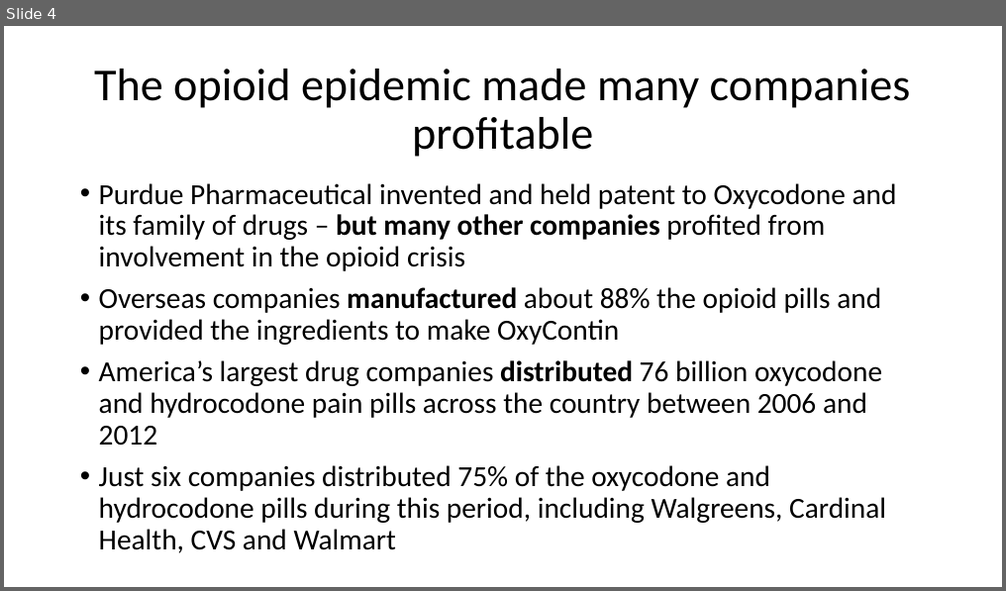
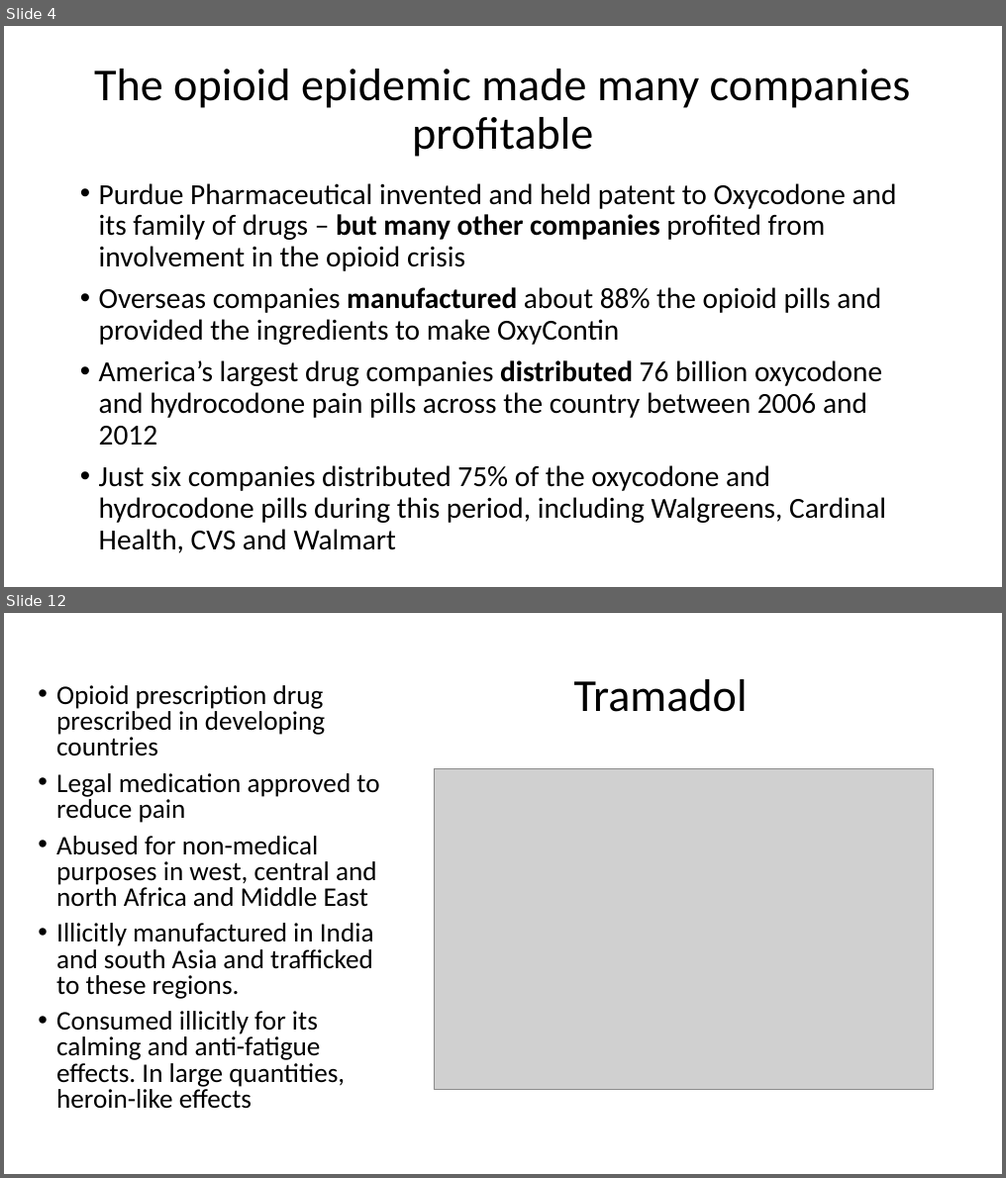
Before and after one commit to tstallins/tstallins.github.io, a slide deck: courses/261/opioidsonline.pptx. Shown one above the other, each under a label of ours: slide 4 before the commit, slides 4 and 12 after it; the slides between them are not shown. The pictures are 1006x591 and 1006x1178 pixels, drawn with LibreOffice and Linux fonts; fonts in the diff are those of the drawing; grey boxes stand for pictures. Boxes give left, top, right and bottom in pixels: in the first picture for what was removed or moved away, otherwise in the second. Text is boxed around its words. In the diff, an @@ line names an element or a change of style, - is before the commit and + after.

```diff
--- a/courses/261/opioidsonline.pptx
+++ b/courses/261/opioidsonline.pptx
@@ slide 12 added at (x1=4, y1=613, x2=1002, y2=1174), background #FFFFFF @@
@@ text added at (x1=56, y1=685, x2=379, y2=1109), 25.9 pt, text #000000 @@
+• Opioid prescription drug prescribed in developing countries
+• Legal medication approved to reduce pain
+• Abused for non-medical purposes in west, central and north Africa and Middle East
+• Illicitly manufactured in India and south Asia and trafficked to these regions.
+• Consumed illicitly for its calming and anti-fatigue effects. In large quantities, heroin-like effects
@@ title added at (x1=574, y1=679, x2=747, y2=712), 44 pt, text #000000 @@
+Tramadol
@@ picture added at (x1=434, y1=768, x2=934, y2=1090) @@
```
Also in this commit, not shown: 11 other slides added, 1 other file.
